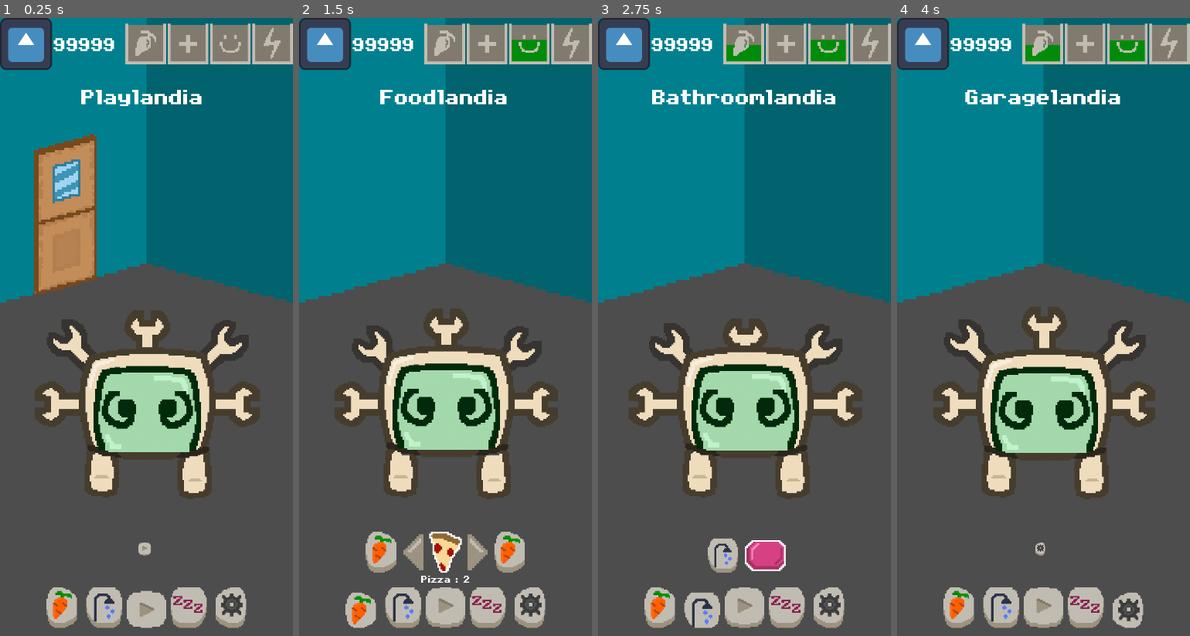
Above: before the commit, frames 1-4 (left to right).
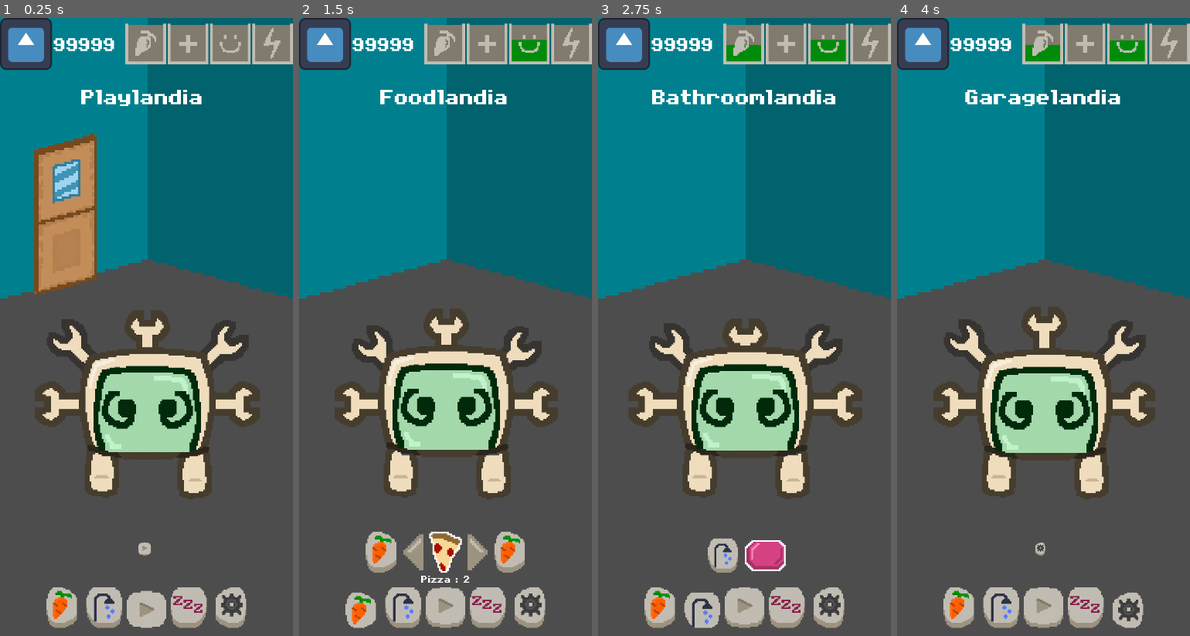
Above: after the commit, the same moments.

Repository: daniel-macias/mrduelm
Game: Godot game, scene res://Scenes/main.tscn
Same seed, same stepped clock (60 frames per second), same inputs: the game is played once before the commit and once after it. The engine's default icon, where the game draws it, is replaced by a stand-in: a white triangle on a blue panel in a dark square.
Inputs (mouse positions are in pixels of both pictures, inside the frame that each line leads up to):
- Up to frame 1 (0.25 s): no input
- Up to frame 2 (1.5 s): click (442, 549) at 0.5 s; click (360, 605) at 1.25 s
- Up to frame 3 (2.75 s): click (703, 605) at 2 s
- Up to frame 4 (4 s): click (1084, 605) at 2.75 s; click (1128, 605) at 3.5 s

The runs differ from the first frame. In frame 1, 0.6% of the frame differs, in the area x 0-100%, y 0-47%; in frame 2, 0.8%; in frame 3, 0.8%; in frame 4, 0.8%.

Commit message:
centered bg but i am trying to make the pet centered

Diff:
--- a/Scenes/main.tscn
+++ b/Scenes/main.tscn
@@ -39,17 +39,26 @@
 [node name="Node2D" type="Node2D"]
 script = ExtResource("1_2ncyc")
 
-[node name="BG_Wall" type="Sprite2D" parent="."]
-self_modulate = Color(0, 0.501507, 0.556543, 1)
-position = Vector2(360, 900)
-scale = Vector2(8, 8)
-texture = ExtResource("30_iwp8k")
-
 [node name="Pet" parent="." instance=ExtResource("1_g06e1")]
 position = Vector2(362, 950)
 scale = Vector2(4, 4)
 
 [node name="CanvasLayer" type="CanvasLayer" parent="."]
+layer = -1
+
+[node name="BG_Wall" type="TextureRect" parent="CanvasLayer"]
+self_modulate = Color(0, 0.501507, 0.556543, 1)
+anchors_preset = -1
+anchor_left = 0.497
+anchor_top = 0.5
+anchor_right = 0.497
+anchor_bottom = 0.5
+offset_left = -1274.84
+offset_top = -830.0
+offset_right = -954.84
+offset_bottom = -590.0
+scale = Vector2(8, 8)
+texture = ExtResource("30_iwp8k")
 
 [node name="FoodGUI" type="Control" parent="CanvasLayer"]
 visible = false
@@ -343,62 +352,10 @@
 layout_mode = 2
 texture_normal = ExtResource("6_lu5kk")
 
-[node name="HBoxContainer" type="HBoxContainer" parent="CanvasLayer"]
-anchors_preset = 7
-anchor_left = 0.5
-anchor_top = 1.0
-anchor_right = 0.5
-anchor_bottom = 1.0
-offset_left = -258.0
-offset_top = -120.0
-offset_right = 258.0
-offset_bottom = -20.0
-grow_horizontal = 2
-grow_vertical = 0
-
-[node name="FoodBtn" type="TextureButton" parent="CanvasLayer/HBoxContainer"]
-custom_minimum_size = Vector2(100, 100)
-layout_mode = 2
-texture_normal = ExtResource("2_t4d30")
-texture_pressed = ExtResource("4_2i2le")
-texture_disabled = ExtResource("4_2i2le")
-stretch_mode = 5
-
-[node name="ShowerBtn" type="TextureButton" parent="CanvasLayer/HBoxContainer"]
-custom_minimum_size = Vector2(100, 100)
-layout_mode = 2
-texture_normal = ExtResource("3_vlkju")
-texture_pressed = ExtResource("6_0v3sx")
-texture_disabled = ExtResource("6_0v3sx")
-stretch_mode = 5
-
-[node name="PlayBtn" type="TextureButton" parent="CanvasLayer/HBoxContainer"]
-custom_minimum_size = Vector2(100, 100)
-layout_mode = 2
-texture_normal = ExtResource("4_iuqi7")
-texture_pressed = ExtResource("8_sxbtx")
-texture_disabled = ExtResource("8_sxbtx")
-stretch_mode = 5
-
-[node name="SleepBtn" type="TextureButton" parent="CanvasLayer/HBoxContainer"]
-custom_minimum_size = Vector2(100, 100)
-layout_mode = 2
-texture_normal = ExtResource("5_kml8w")
-texture_pressed = ExtResource("10_wapte")
-texture_disabled = ExtResource("10_wapte")
-stretch_mode = 5
-
-[node name="GarageBtn" type="TextureButton" parent="CanvasLayer/HBoxContainer"]
-custom_minimum_size = Vector2(100, 100)
-layout_mode = 2
-texture_normal = ExtResource("6_lu5kk")
-texture_pressed = ExtResource("12_mlgj4")
-texture_disabled = ExtResource("12_mlgj4")
-stretch_mode = 5
-
 [node name="TopBar" type="HBoxContainer" parent="CanvasLayer"]
 anchors_preset = 10
 anchor_right = 1.0
+offset_bottom = 128.0
 grow_horizontal = 2
 size_flags_vertical = 0
 
@@ -453,6 +410,59 @@
 texture_under = ExtResource("8_sn7hm")
 texture_over = ExtResource("13_igeth")
 texture_progress = ExtResource("10_3nn5s")
+
+[node name="HBoxContainer" type="HBoxContainer" parent="CanvasLayer"]
+anchors_preset = 7
+anchor_left = 0.5
+anchor_top = 1.0
+anchor_right = 0.5
+anchor_bottom = 1.0
+offset_left = -258.0
+offset_top = -120.0
+offset_right = 258.0
+offset_bottom = -20.0
+grow_horizontal = 2
+grow_vertical = 0
+
+[node name="FoodBtn" type="TextureButton" parent="CanvasLayer/HBoxContainer"]
+custom_minimum_size = Vector2(100, 100)
+layout_mode = 2
+texture_normal = ExtResource("2_t4d30")
+texture_pressed = ExtResource("4_2i2le")
+texture_disabled = ExtResource("4_2i2le")
+stretch_mode = 5
+
+[node name="ShowerBtn" type="TextureButton" parent="CanvasLayer/HBoxContainer"]
+custom_minimum_size = Vector2(100, 100)
+layout_mode = 2
+texture_normal = ExtResource("3_vlkju")
+texture_pressed = ExtResource("6_0v3sx")
+texture_disabled = ExtResource("6_0v3sx")
+stretch_mode = 5
+
+[node name="PlayBtn" type="TextureButton" parent="CanvasLayer/HBoxContainer"]
+custom_minimum_size = Vector2(100, 100)
+layout_mode = 2
+texture_normal = ExtResource("4_iuqi7")
+texture_pressed = ExtResource("8_sxbtx")
+texture_disabled = ExtResource("8_sxbtx")
+stretch_mode = 5
+
+[node name="SleepBtn" type="TextureButton" parent="CanvasLayer/HBoxContainer"]
+custom_minimum_size = Vector2(100, 100)
+layout_mode = 2
+texture_normal = ExtResource("5_kml8w")
+texture_pressed = ExtResource("10_wapte")
+texture_disabled = ExtResource("10_wapte")
+stretch_mode = 5
+
+[node name="GarageBtn" type="TextureButton" parent="CanvasLayer/HBoxContainer"]
+custom_minimum_size = Vector2(100, 100)
+layout_mode = 2
+texture_normal = ExtResource("6_lu5kk")
+texture_pressed = ExtResource("12_mlgj4")
+texture_disabled = ExtResource("12_mlgj4")
+stretch_mode = 5
 
 [node name="DraggableFood" type="Sprite2D" parent="."]
 position = Vector2(358, 477)
